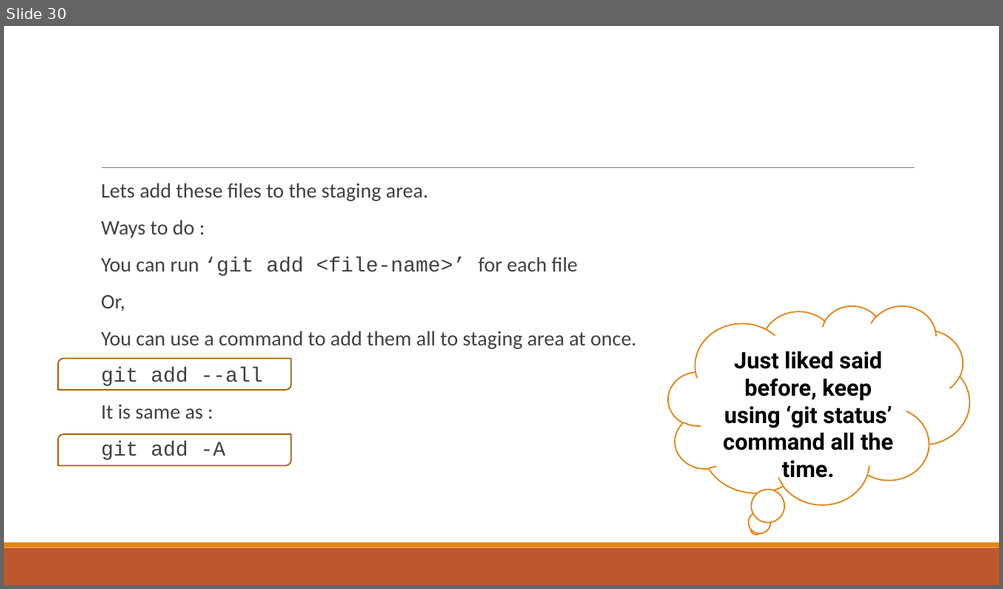
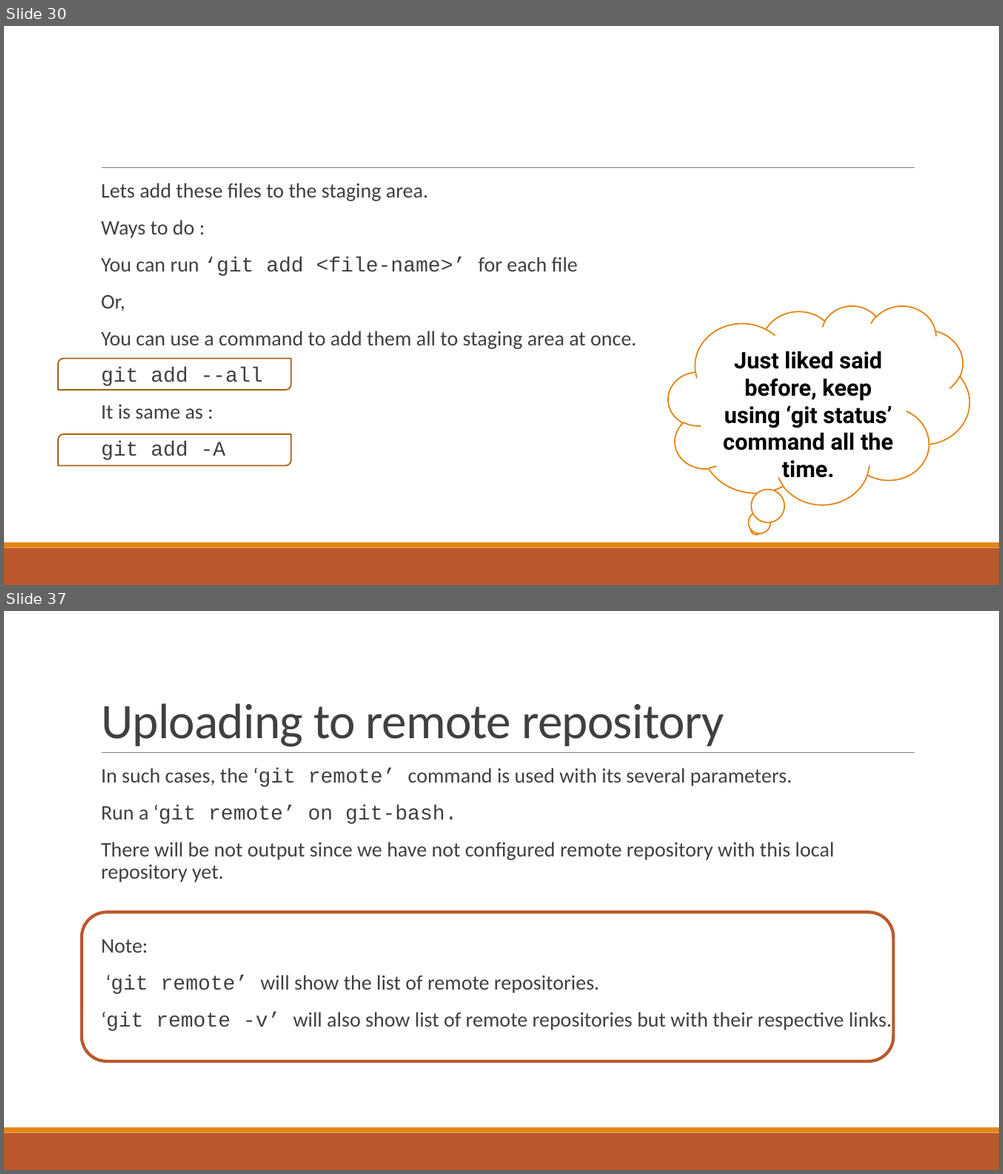
Before and after one commit to roshanlc/crash-course-on-git-and-github, a slide deck: Crash course on git and github.pptx. Shown one above the other, each under a label of ours: slide 30 before the commit, slides 30 and 37 after it; the slides between them are not shown. The pictures are 1003x589 and 1003x1174 pixels, drawn with LibreOffice and Linux fonts; fonts in the diff are those of the drawing. Boxes give left, top, right and bottom in pixels: in the first picture for what was removed or moved away, otherwise in the second. Text is boxed around its words. In the diff, an @@ line names an element or a change of style, - is before the commit and + after.

```diff
--- a/Crash course on git and github.pptx
+++ b/Crash course on git and github.pptx
@@ slide 37 added at [4, 611, 999, 1170], background #FFFFFF; not listed: 3 template elements that a slide beside it also shows @@
@@ title added at [101, 703, 723, 747], 48 pt, text #404040 @@
+Uploading to remote repository
@@ text added at [101, 767, 891, 1031], 20 pt, text #404040 @@
+  In such cases, the ‘git remote’ command is used with its several parameters.
+  Run a ‘git remote’ on git-bash.
+  There will be not output since we have not configured remote repository with this local repository yet.
+  Note:
+  ‘git remote’ will show the list of remote repositories.
+  ‘git remote -v’ will also show list of remote repositories but with their respective links.
@@ rounded rectangle added at [82, 912, 893, 1062], outline #BD582C 3 pt @@
```
Also in this commit, not shown: 3 slides changed, 14 other slides added.
